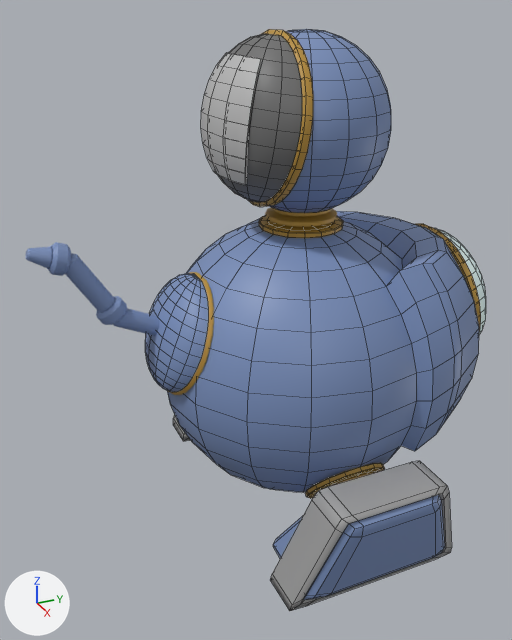
Before and after pictures for a commit that changed the FBX model Assets/Graphics/Models/Player_Robot.fbx.
One viewpoint serves both versions: a 50 mm lens placed at (0.2019, -0.1072, 0.1738), pointed at (0.0005, -0.0166, 0.0731). The lights are fixed; the arrows at lower left show +X, +Y and +Z. Mesh edges are drawn as thin lines on the coarser meshes. Where no turn or scale is listed for an object, it has been applied to the vertices.

In view in the first picture: 'Arm03', 'Face_Edge', 'Face_Expression', 'Face_Glass', 'Head', 'Inner_foot_L', 'Neck_Connector', 'Pack_Display_Glass', 'Pack_Display_Glass_Outer', 'Pack_Main', 'Torso', 'Tread_L'.
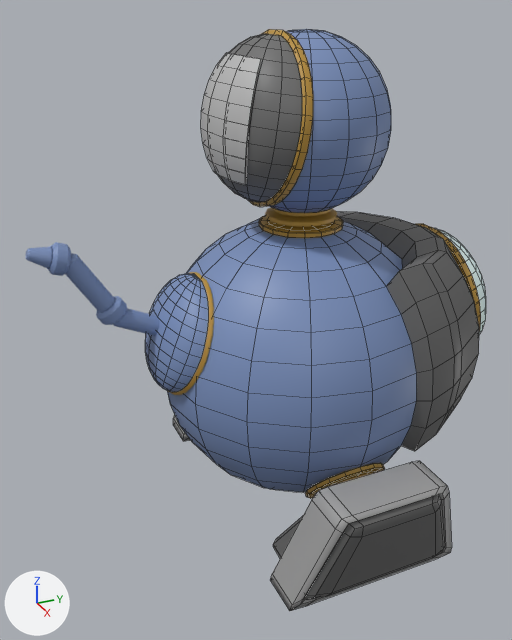
Where the newer file only moved an object's origin or applied its transform, the numbers keep the older frame.

Changed parts and their boxes (x1, y1, x2, y2) in the pictures (512 x 640 px):
'Pack_Main', recoloured (blue to grey): (336, 211, 479, 451) in both
'Inner_foot_L', recoloured: (273, 495, 445, 600) in both

The edits, one by one:
Material 'Rubber' (mat_rubber) is new.
Its base color is (0.123, 0.123, 0.123) (dark grey #626262).
me_mesh_019 has 56 vertices, 54 faces and spans x 0.0326..0.0671, y -0.0264..0.0264, z 0.0035..0.0353.
me_mesh_019 no longer uses material mat_steel (blue #798fbc).
me_mesh_019 now uses material mat_rubber (dark grey #626262).
me_mesh_002 has 170 vertices, 168 faces and spans x -0.0484..0.0484, y 0.0134..0.0625, z -0.0207..0.0408.
me_mesh_002 no longer uses material mat_steel (blue #798fbc).
me_mesh_002 now uses material mat_rubber (dark grey #626262).
